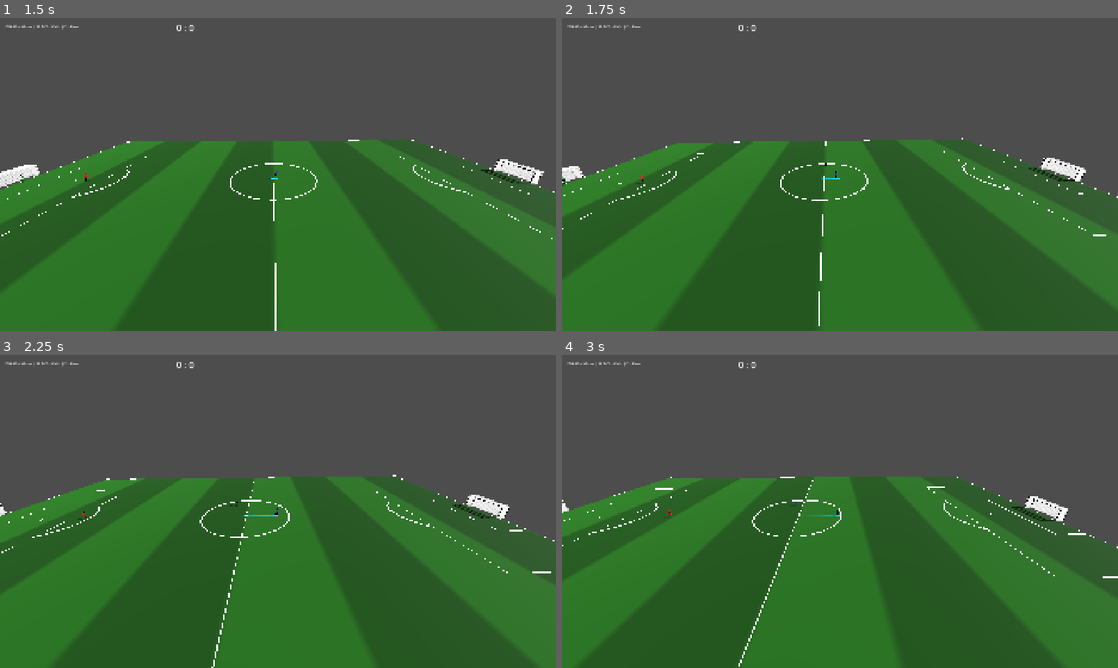
Above: before the commit, frames 1-4 (two rows, left to right).
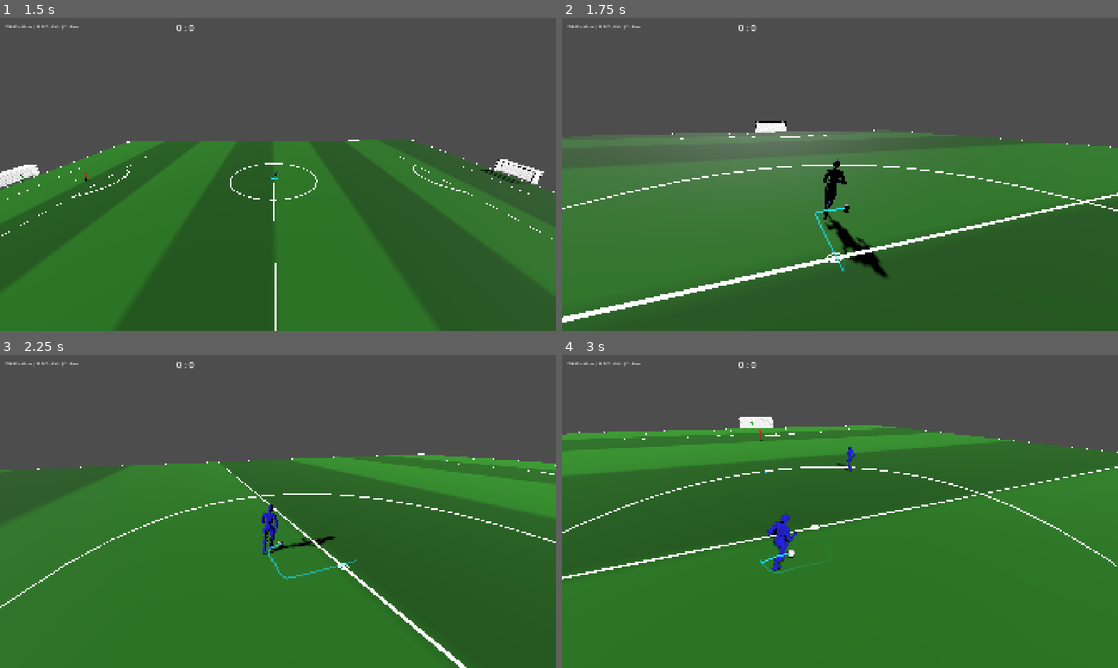
Above: after the commit, the same moments.

Repository: Churikov0112/open_football
Game: Godot game, scene res://scenes/main_menu.tscn
Same seed, same stepped clock (60 frames per second), same inputs: the game is played once before the commit and once after it.
Inputs (mouse positions are in pixels of both pictures, inside the frame that each line leads up to):
- Up to frame 1 (1.5 s): click "Start Match" at 0.5 s; move the mouse to (400, 158) at 1.27 s; hold Right (move_right) from 1.28 s (still down); tap 1 (camera_broadcast, bound only after the commit) at 1.35 s; click (400, 158) at 1.42 s
- Up to frame 2 (1.75 s): keep holding Right (move_right); tap 3 (camera_third_person, bound only after the commit) at 1.55 s
- Up to frame 3 (2.25 s): release Right (move_right) at 2 s; drag from (166, 527) to (250, 574) at 2.02 s
- Up to frame 4 (3 s): move the mouse to (895, 442) at 2.77 s; hold Right (move_right) from 2.78 s (still down); hold E (combo_curl) from 2.78 s (still down)

Frame 1 is identical in both runs. In frame 2, 33% of the frame differs, in the area x 0-100%, y 32-100%; in frame 3, 31%; in frame 4, 46%, in the area x 0-100%, y 19-100%.

Commit message:
feat(camera): add debug 1/3 toggle between broadcast and third-person view
Makes manual playtesting easier by letting the third-person view follow
controlled_player on demand, reusing the previously-unused CAMERA_TP_*
constants. Penalty/free-kick keep their own dedicated cameras regardless.

Co-Authored-By: Claude Sonnet 5 <noreply@anthropic.com>

Diff:
--- a/scripts/data/football_constants.gd
+++ b/scripts/data/football_constants.gd
@@ -338,10 +338,11 @@
 const CAMERA_TILT := -55.0         # градусов
 
 # Камера от 3-го лица за управляемым игроком (пивот встаёт позади него и смотрит вперёд).
-const CAMERA_TP_DISTANCE := 7.0    # отступ камеры назад от игрока, м (не используется — заменено на broadcast-вид ниже)
-const CAMERA_TP_HEIGHT := 3.5      # высота камеры над игроком, м (не используется)
-const CAMERA_TP_LOOK_AHEAD := 3.0  # насколько вперёд игрока смотрит камера, м (не используется)
-const CAMERA_TP_FOLLOW := 6.0      # темп сглаживания следования, 1/с (не используется)
+# DEBUG-переключение: кнопка 1 = broadcast (по умолчанию), 3 = этот вид — см. match_manager._process().
+const CAMERA_TP_DISTANCE := 7.0    # отступ камеры назад от игрока, м
+const CAMERA_TP_HEIGHT := 3.5      # высота камеры над игроком, м
+const CAMERA_TP_LOOK_AHEAD := 3.0  # насколько вперёд игрока смотрит камера, м
+const CAMERA_TP_FOLLOW := 6.0      # темп сглаживания следования, 1/с
 
 # Обычная игра (не пенальти/штрафной): ТВ-трансляция — фикс. позиция сбоку и сверху поля,
 # плавно панорамирует за мячом (не за игроком). Пенальти/штрафной — отдельная камера от 3-го
--- a/scripts/match/match_manager.gd
+++ b/scripts/match/match_manager.gd
@@ -29,6 +29,8 @@
 var _action_executor                           # ActionExecutor
 var _free_kick_cam_pose: Transform3D = Transform3D.IDENTITY
 var _bc_cam_eye_z: float = 0.0                 # сглаженная Z-позиция обычной broadcast-камеры
+var _third_person_camera: bool = false         # DEBUG: переключение 1/3 — broadcast / вид от 3-го лица
+var _tp_cam_eye: Vector3 = Vector3.ZERO        # сглаженная позиция third-person камеры
 
 enum TackleState { NORMAL, SLIDING, RECOVERING }
 enum FallState { NONE, KNOCKDOWN, ROLL_1, ROLL_2, GETUP }
@@ -223,6 +225,8 @@
 		&"pause":           {"keys": [KEY_ESCAPE],"buttons": [JOY_BUTTON_START], "axes": []},
 		&"penalty_debug":   {"keys": [KEY_P],     "buttons": [], "axes": []},
 		&"free_kick_debug": {"keys": [KEY_F],     "buttons": [], "axes": []},
+		&"camera_broadcast":    {"keys": [KEY_1], "buttons": [], "axes": []},
+		&"camera_third_person": {"keys": [KEY_3], "buttons": [], "axes": []},
 	}
 	for action in actions:
 		if InputMap.has_action(action):
@@ -797,13 +801,30 @@
 
 func _process(delta: float) -> void:
 	var ball_pos := ball.global_position
+	# DEBUG: 1 = обычная broadcast-камера, 3 = вид от 3-го лица за управляемым игроком (удобнее тестить).
+	if Input.is_action_just_pressed(&"camera_broadcast"):
+		_third_person_camera = false
+	elif Input.is_action_just_pressed(&"camera_third_person"):
+		_third_person_camera = true
+
 	# Пенальти/штрафной — свои фикс-камеры от 3-го лица за бьющим (см. соответствующие
 	# контроллеры). Обычная игра — ТВ-трансляция: фикс. позиция сбоку и сверху поля, плавно
-	# панорамирует за МЯЧОМ (не за игроком), а не следует от 3-го лица за спиной игрока.
+	# панорамирует за МЯЧОМ (не за игроком), а не следует от 3-го лица за спиной игрока —
+	# если только не включён DEBUG-вид от 3-го лица (кнопка 3).
 	if _penalty_active:
 		camera_pivot.global_transform = _penalty_cam_pose
 	elif _free_kick_active:
 		camera_pivot.global_transform = _free_kick_cam_pose
+	elif _third_person_camera and controlled_player != null:
+		var forward := -controlled_player.global_transform.basis.z
+		forward.y = 0.0
+		forward = forward.normalized() if forward.length() > 0.001 else Vector3(0, 0, -1)
+		var target_eye := controlled_player.global_position - forward * FootballConstants.CAMERA_TP_DISTANCE \
+			+ Vector3.UP * FootballConstants.CAMERA_TP_HEIGHT
+		var target_look := controlled_player.global_position + forward * FootballConstants.CAMERA_TP_LOOK_AHEAD
+		_tp_cam_eye = _tp_cam_eye.lerp(target_eye, clampf(FootballConstants.CAMERA_TP_FOLLOW * delta, 0.0, 1.0))
+		camera_pivot.global_position = _tp_cam_eye
+		camera_pivot.look_at(target_look, Vector3.UP)
 	else:
 		_bc_cam_eye_z = lerpf(_bc_cam_eye_z, ball_pos.z, clampf(FootballConstants.CAMERA_BC_FOLLOW * delta, 0.0, 1.0))
 		var eye := Vector3(FootballConstants.CAMERA_BC_X, FootballConstants.CAMERA_BC_HEIGHT, _bc_cam_eye_z)
Not shown, changed: AGENTS.md
Not shown, changed: CLAUDE.md
